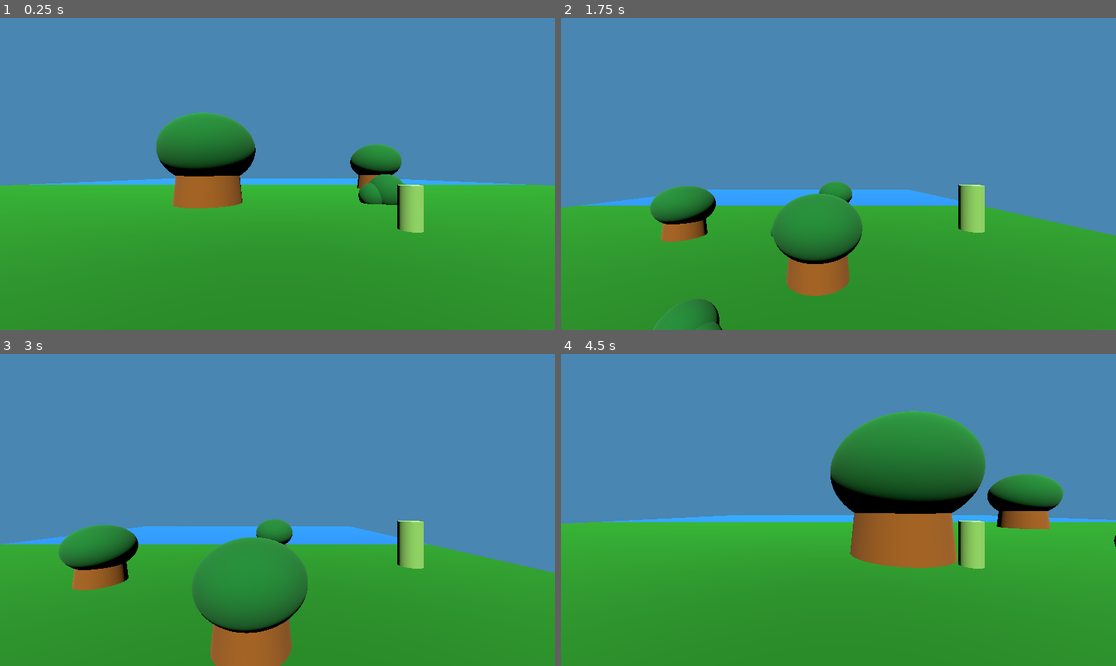
Above: before the commit, frames 1-4 (two rows, left to right).
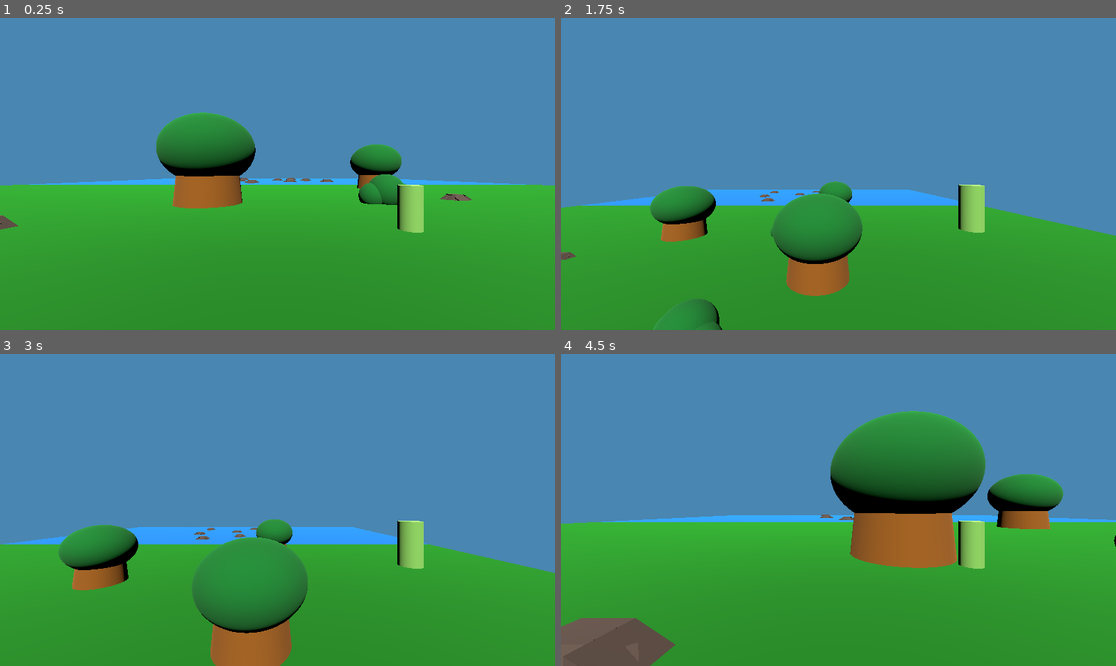
Above: after the commit, the same moments.

Repository: pterosaur-pixel/evil-squirrels-unite
Game: Godot game, scene res://main.tscn
Two runs of this game, one before a commit and one after it. Both use one fixed random seed, a clock stepped at 60 frames per second and the inputs below.
Inputs:
- Up to frame 1 (0.25 s): no input
- Up to frame 2 (1.75 s): tap Enter at 0.5 s; hold Right (ui_right) 0.53-1.28 s; tap Space (jump) at 0.77, 1.52 s; hold Down (ui_down) from 1.28 s (still down)
- Up to frame 3 (3 s): release Down (ui_down) at 2.03 s; hold Right (ui_right) 2.03-2.78 s; tap Space (jump) at 2.75 s; hold Up (ui_up) from 2.78 s (still down)
- Up to frame 4 (4.5 s): tap Space (jump) at 3.02, 3.77 s; release Up (ui_up) at 3.53 s; hold Left (ui_left) from 3.53 s (still down)

The runs differ from the first frame. In frame 1, 0.3% of the frame differs, in the area x 0-86%, y 51-68%; in frame 2, 0.1%; in frame 3, 0.2%; in frame 4, 2.7%, in the area x 0-53%, y 51-100%.

Commit message:
Added rocks

Diff:
--- a/character_body_3d.gd
+++ b/character_body_3d.gd
@@ -11,10 +11,8 @@
 		velocity.y = 50
 	move_and_slide()
 
-
 func _on_water_collider_area_entered(area: Area3D) -> void:
 	speed = 15
 
-
 func _on_water_collider_area_exited(area: Area3D) -> void:
 	speed = 30
--- a/grass.tscn
+++ b/grass.tscn
@@ -1,7 +1,8 @@
-[gd_scene load_steps=6 format=3 uid="uid://botg1xotvwou1"]
+[gd_scene load_steps=7 format=3 uid="uid://botg1xotvwou1"]
 
 [ext_resource type="PackedScene" uid="uid://bjd838btu5ga0" path="res://tree_1.tscn" id="1_kl2qe"]
 [ext_resource type="PackedScene" uid="uid://ca3aa7ej6lbx7" path="res://bush_1.tscn" id="2_mw2ei"]
+[ext_resource type="PackedScene" uid="uid://bufouam5osxa8" path="res://rock.tscn" id="3_2qnaq"]
 
 [sub_resource type="StandardMaterial3D" id="StandardMaterial3D_mlfo1"]
 albedo_color = Color(0.0196078, 0.439216, 0, 1)
@@ -41,3 +42,12 @@
 
 [node name="Bush_3" parent="." instance=ExtResource("2_mw2ei")]
 transform = Transform3D(1.29904, 0, -0.75, 0, 1.5, 0, 0.75, 0, 1.29904, 9.41653, 0, 20.3029)
+
+[node name="Rock" parent="." instance=ExtResource("3_2qnaq")]
+transform = Transform3D(-4.37114e-08, 0, -1, 0, 1, 0, 1, 0, -4.37114e-08, -13.7725, -0.75, 9.02247)
+
+[node name="Rock2" parent="." instance=ExtResource("3_2qnaq")]
+transform = Transform3D(-4.37114e-08, 0, -1, 0, 1, 0, 1, 0, -4.37114e-08, 17.5528, -0.75, -1.69241)
+
+[node name="Rock3" parent="." instance=ExtResource("3_2qnaq")]
+transform = Transform3D(-4.37114e-08, 0, -1, 0, 1, 0, 1, 0, -4.37114e-08, -3.02073, -0.75, 20.3178)
--- a/main.tscn
+++ b/main.tscn
@@ -19,7 +19,7 @@
 light_energy = 2.0
 
 [node name="Water1" parent="." instance=ExtResource("3_h2yge")]
-transform = Transform3D(1, 0, 0, 0, 1, 0, 0, 0, 1, 0, 0, -60.1855)
+transform = Transform3D(1, 0, 0, 0, 1, 0, 0, 0, 1, 0, 0, -59.6727)
 
 [node name="StaticBody3D" type="StaticBody3D" parent="."]
 collision_layer = 2
--- /dev/null
+++ b/rock.tscn
@@ -0,0 +1,69 @@
+[gd_scene load_steps=11 format=3 uid="uid://bufouam5osxa8"]
+
+[sub_resource type="PrismMesh" id="PrismMesh_b4wt3"]
+resource_local_to_scene = true
+left_to_right = 0.0
+size = Vector3(0.75, 0.5, 1)
+
+[sub_resource type="StandardMaterial3D" id="StandardMaterial3D_b4wt3"]
+albedo_color = Color(0.297641, 0.236613, 0.200471, 1)
+
+[sub_resource type="BoxMesh" id="BoxMesh_b4wt3"]
+size = Vector3(0.75, 0.5, 1)
+
+[sub_resource type="StandardMaterial3D" id="StandardMaterial3D_o0qsl"]
+albedo_color = Color(0.298039, 0.235294, 0.2, 1)
+
+[sub_resource type="StandardMaterial3D" id="StandardMaterial3D_68h2w"]
+albedo_color = Color(0.298039, 0.235294, 0.2, 1)
+
+[sub_resource type="StandardMaterial3D" id="StandardMaterial3D_wecdg"]
+albedo_color = Color(0.298039, 0.235294, 0.2, 1)
+
+[sub_resource type="PrismMesh" id="PrismMesh_o0qsl"]
+left_to_right = 0.2
+size = Vector3(0.5, 0.3, 1)
+
+[sub_resource type="StandardMaterial3D" id="StandardMaterial3D_46y1q"]
+albedo_color = Color(0.298039, 0.235294, 0.2, 1)
+
+[sub_resource type="StandardMaterial3D" id="StandardMaterial3D_o54ku"]
+albedo_color = Color(0.298039, 0.235294, 0.2, 1)
+
+[sub_resource type="BoxShape3D" id="BoxShape3D_b4wt3"]
+size = Vector3(0.913574, 0.75238, 1.05873)
+
+[node name="Rock" type="StaticBody3D"]
+
+[node name="MeshInstance3D" type="MeshInstance3D" parent="."]
+mesh = SubResource("PrismMesh_b4wt3")
+surface_material_override/0 = SubResource("StandardMaterial3D_b4wt3")
+
+[node name="MeshInstance3D2" type="MeshInstance3D" parent="."]
+transform = Transform3D(1, 0, 0, 0, 1, 0, 0, 0, 1, -0.7516, 0, 0)
+mesh = SubResource("BoxMesh_b4wt3")
+surface_material_override/0 = SubResource("StandardMaterial3D_o0qsl")
+
+[node name="MeshInstance3D3" type="MeshInstance3D" parent="."]
+transform = Transform3D(-4.37114e-08, 0, 1, 0, 1, 0, -1, 0, -4.37114e-08, -0.626792, 0, -0.875738)
+mesh = SubResource("PrismMesh_b4wt3")
+surface_material_override/0 = SubResource("StandardMaterial3D_68h2w")
+
+[node name="MeshInstance3D4" type="MeshInstance3D" parent="."]
+transform = Transform3D(-4.37114e-08, 0, -1, 0, 1, 0, 1, 0, -4.37114e-08, -0.626792, 0, 0.777097)
+mesh = SubResource("PrismMesh_b4wt3")
+surface_material_override/0 = SubResource("StandardMaterial3D_wecdg")
+
+[node name="MeshInstance3D5" type="MeshInstance3D" parent="."]
+transform = Transform3D(0.707107, 0, -0.707107, 0, 1, 0, 0.707107, 0, 0.707107, -0.242481, -0.108451, 0.649351)
+mesh = SubResource("PrismMesh_o0qsl")
+surface_material_override/0 = SubResource("StandardMaterial3D_46y1q")
+
+[node name="MeshInstance3D6" type="MeshInstance3D" parent="."]
+transform = Transform3D(0.707107, 0, 0.707107, 0, 1, 0, -0.707107, 0, 0.707107, -0.292227, -0.108451, -0.676119)
+mesh = SubResource("PrismMesh_o0qsl")
+surface_material_override/0 = SubResource("StandardMaterial3D_o54ku")
+
+[node name="CollisionShape3D" type="CollisionShape3D" parent="."]
+transform = Transform3D(1, 0, 0, 0, 1, 0, 0, 0, 1, -0.612883, -0.12381, 0.0320053)
+shape = SubResource("BoxShape3D_b4wt3")
--- a/water_1.tscn
+++ b/water_1.tscn
@@ -1,4 +1,6 @@
-[gd_scene load_steps=5 format=3 uid="uid://dculv5u2g77i1"]
+[gd_scene load_steps=6 format=3 uid="uid://dculv5u2g77i1"]
+
+[ext_resource type="PackedScene" uid="uid://bufouam5osxa8" path="res://rock.tscn" id="1_yn71y"]
 
 [sub_resource type="BoxMesh" id="BoxMesh_2qar3"]
 size = Vector3(120, 2, 60)
@@ -30,3 +32,27 @@
 [node name="CollisionShape3D" type="CollisionShape3D" parent="SlowdownArea"]
 transform = Transform3D(1, 0, 0, 0, 1, 0, 0, 0, 1, 0, -1, 0)
 shape = SubResource("BoxShape3D_yn71y")
+
+[node name="Rock" parent="." instance=ExtResource("1_yn71y")]
+transform = Transform3D(-8.74228e-08, 0, -2, 0, 2, 0, 2, 0, -8.74228e-08, 0, -0.717675, 0)
+
+[node name="Rock2" parent="." instance=ExtResource("1_yn71y")]
+transform = Transform3D(-8.74228e-08, 0, -2, 0, 2, 0, 2, 0, -8.74228e-08, 15.9521, -0.717675, 12.3654)
+
+[node name="Rock3" parent="." instance=ExtResource("1_yn71y")]
+transform = Transform3D(-8.74228e-08, 0, -2, 0, 2, 0, 2, 0, -8.74228e-08, 10.4128, -0.717675, 3.43117)
+
+[node name="Rock4" parent="." instance=ExtResource("1_yn71y")]
+transform = Transform3D(-8.74228e-08, 0, -2, 0, 2, 0, 2, 0, -8.74228e-08, -14.891, -0.717675, -10.6188)
+
+[node name="Rock5" parent="." instance=ExtResource("1_yn71y")]
+transform = Transform3D(-8.74228e-08, 0, -2, 0, 2, 0, 2, 0, -8.74228e-08, -13.3889, -0.717675, 7.17908)
+
+[node name="Rock6" parent="." instance=ExtResource("1_yn71y")]
+transform = Transform3D(-8.74228e-08, 0, -2, 0, 2, 0, 2, 0, -8.74228e-08, 3.87233, -0.717675, 14.8524)
+
+[node name="Rock7" parent="." instance=ExtResource("1_yn71y")]
+transform = Transform3D(-8.74228e-08, 0, -2, 0, 2, 0, 2, 0, -8.74228e-08, -7.33987, -0.717675, 20.6223)
+
+[node name="Rock8" parent="." instance=ExtResource("1_yn71y")]
+transform = Transform3D(-8.74228e-08, 0, -2, 0, 2, 0, 2, 0, -8.74228e-08, 5.98691, -0.717675, -12.4255)
